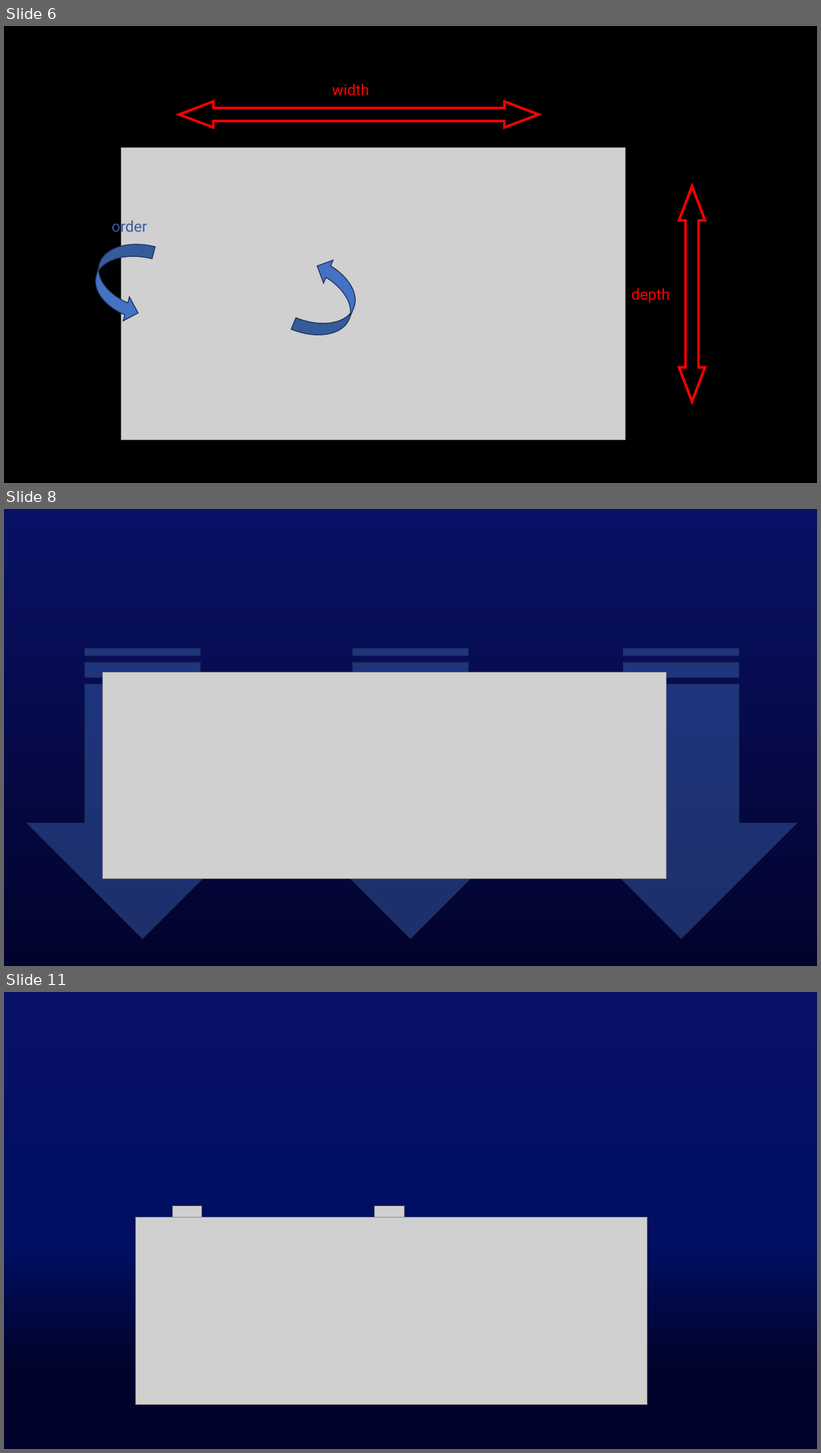
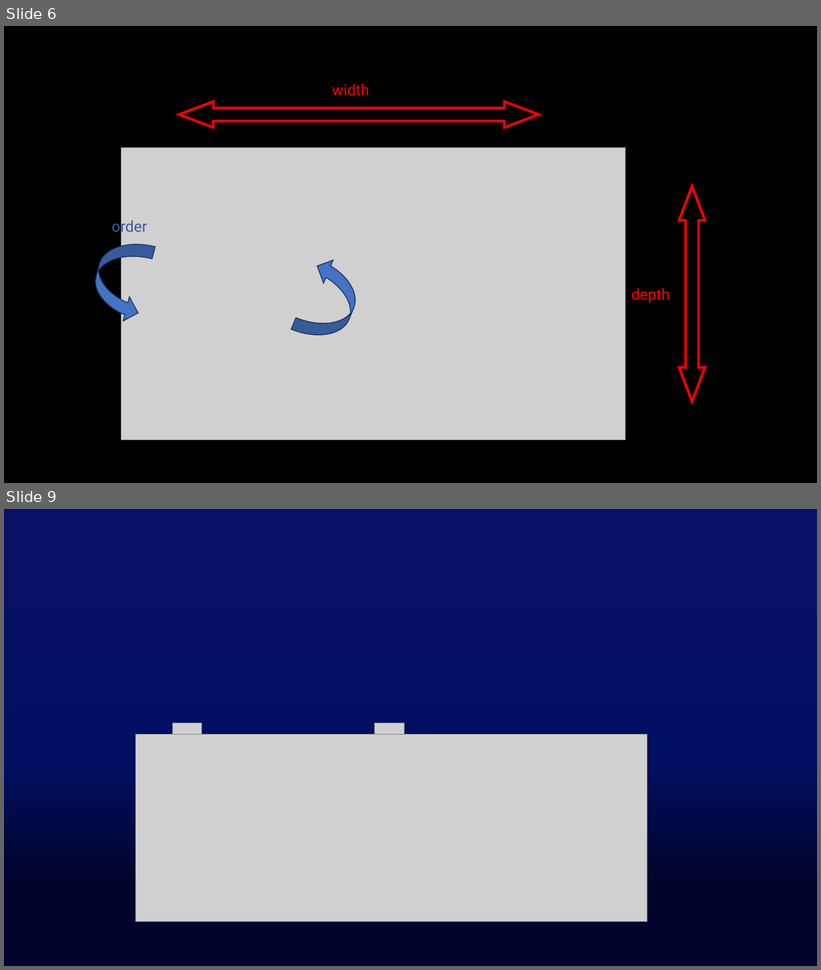
Before and after one commit to Fpadt/AI, a slide deck: pptx/pptx.pptm. Shown one above the other, each under a label of ours: slides 6, 8 and 11 before the commit, slides 6 and 9 after it; the slides between them are not shown. The pictures are 821x1453 and 821x970 pixels, drawn with LibreOffice and Linux fonts; fonts in the diff are those of the drawing; grey boxes stand for pictures. Boxes give left, top, right and bottom in pixels: in the first picture for what was removed or moved away, otherwise in the second. Text is boxed around its words. In the diff, an @@ line names an element or a change of style, - is before the commit and + after.

```diff
--- a/pptx/pptx.pptm
+++ b/pptx/pptx.pptm
@@ slide 8 removed at (4, 509, 817, 966), background gradient #02032D to #091166 @@
@@ striped right arrow removed at (27, 648, 258, 939) @@
@@ striped right arrow removed at (295, 648, 527, 939) @@
@@ striped right arrow removed at (566, 648, 797, 939) @@
@@ picture removed at (103, 673, 667, 879) @@
@@ what was slide 11 is now slide 9 @@
```
Also in this commit, not shown: 10 slides changed, 11 slides added, 7 other slides removed.
